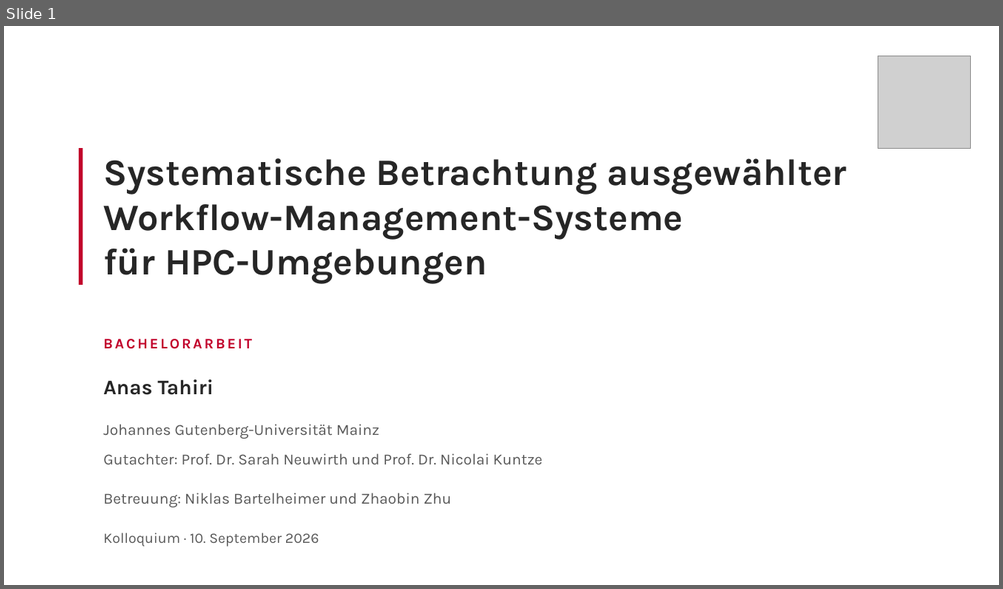
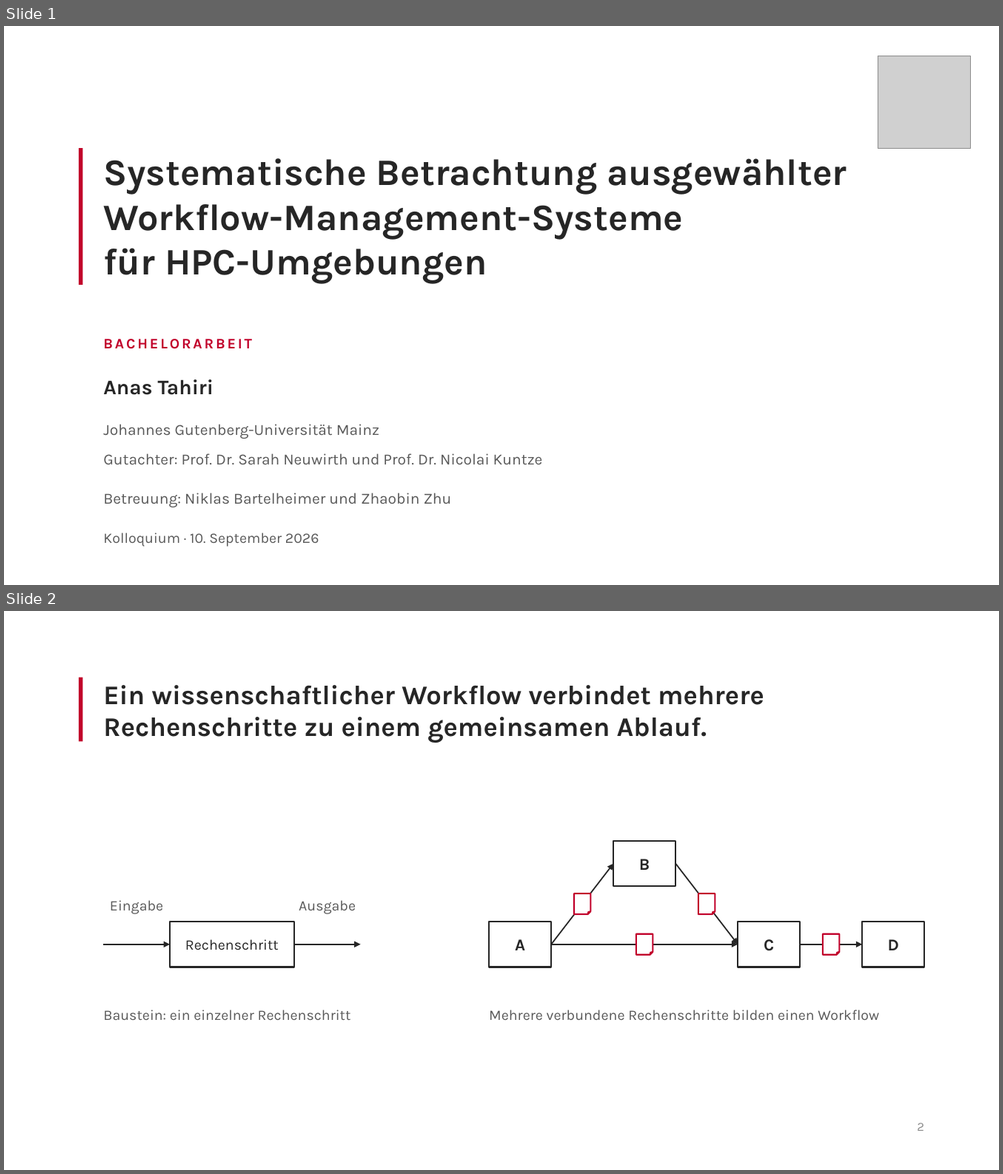
Before and after one commit to antahiri/bachelorarbeit-wms, a slide deck: Präsentation-Kolloqium.pptx. Shown one above the other, each under a label of ours: slide 1 before the commit, slides 1 and 2 after it. The pictures are 1003x589 and 1003x1174 pixels, drawn with LibreOffice and Linux fonts; fonts in the diff are those of the drawing; grey boxes stand for pictures. Boxes give left, top, right and bottom in pixels: in the first picture for what was removed or moved away, otherwise in the second. Text is boxed around its words. In the diff, an @@ line names an element or a change of style, - is before the commit and + after.

Commit message:
folie 2

```diff
--- a/Präsentation-Kolloqium.pptx
+++ b/Präsentation-Kolloqium.pptx
@@ slide 2 added at bbox=[4, 611, 999, 1170], background #FFFFFF @@
@@ rectangle added at bbox=[79, 678, 83, 741], fill #C1002A @@
@@ title added at bbox=[103, 685, 764, 743], 26 pt, text #262626, bold @@
+Ein wissenschaftlicher Workflow verbindet mehrere Rechenschritte zu einem gemeinsamen Ablauf.
@@ rectangle added at bbox=[614, 841, 675, 886], fill #FFFFFF, outline #262626 1.5 pt, 16 pt, text #262626, bold @@
+B
@@ arrow added from (551, 945) to (614, 864), #262626 1.25 pt @@
@@ arrow added from (675, 864) to (737, 945), #262626 1.25 pt @@
@@ folded corner added at bbox=[574, 894, 590, 914], fill #FFFFFF, outline #C1002A 1.5 pt @@
@@ folded corner added at bbox=[699, 894, 715, 914], fill #FFFFFF, outline #C1002A 1.5 pt @@
@@ text added at bbox=[110, 900, 163, 914], 14 pt, text #595959 @@
+Eingabe
@@ text added at bbox=[299, 900, 356, 914], 14 pt, text #595959 @@
+Ausgabe
@@ rectangle added at bbox=[170, 922, 294, 968], fill #FFFFFF, outline #262626 1.5 pt, 14 pt, text #262626 @@
+Rechenschritt
@@ rectangle added at bbox=[489, 922, 551, 968], fill #FFFFFF, outline #262626 1.5 pt, 16 pt, text #262626, bold @@
+A
@@ folded corner added at bbox=[636, 934, 652, 955], fill #FFFFFF, outline #C1002A 1.5 pt @@
@@ rectangle added at bbox=[737, 922, 800, 968], fill #FFFFFF, outline #262626 1.5 pt, 16 pt, text #262626, bold @@
+C
@@ folded corner added at bbox=[822, 934, 839, 955], fill #FFFFFF, outline #C1002A 1.5 pt @@
@@ rectangle added at bbox=[862, 922, 924, 968], fill #FFFFFF, outline #262626 1.5 pt, 16 pt, text #262626, bold @@
+D
@@ arrow added from (103, 945) to (170, 945), #262626 1.25 pt @@
@@ arrow added from (294, 945) to (361, 945), #262626 1.25 pt @@
@@ arrow added from (551, 945) to (737, 945), #262626 1.25 pt @@
@@ arrow added from (800, 945) to (862, 945), #262626 1.25 pt @@
@@ text added at bbox=[103, 1010, 351, 1020], 14 pt, text #595959 @@
+Baustein: ein einzelner Rechenschritt
@@ text added at bbox=[489, 1010, 879, 1020], 14 pt, text #595959 @@
+Mehrere verbundene Rechenschritte bilden einen Workflow
@@ text added at bbox=[916, 1123, 924, 1131], 12 pt, text #8C8C8C @@
+2
```
Also in this commit, not shown: 1 slide removed.
